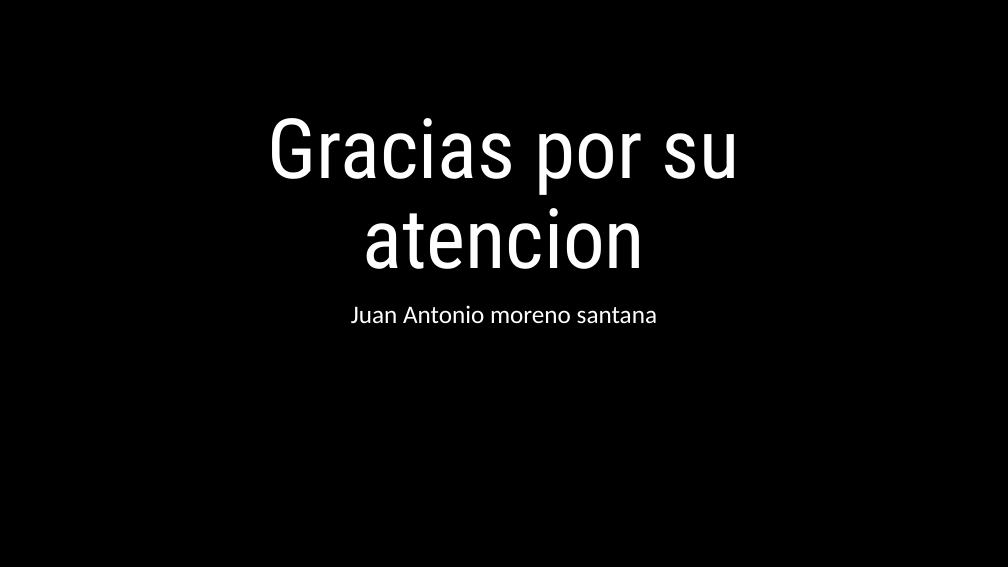
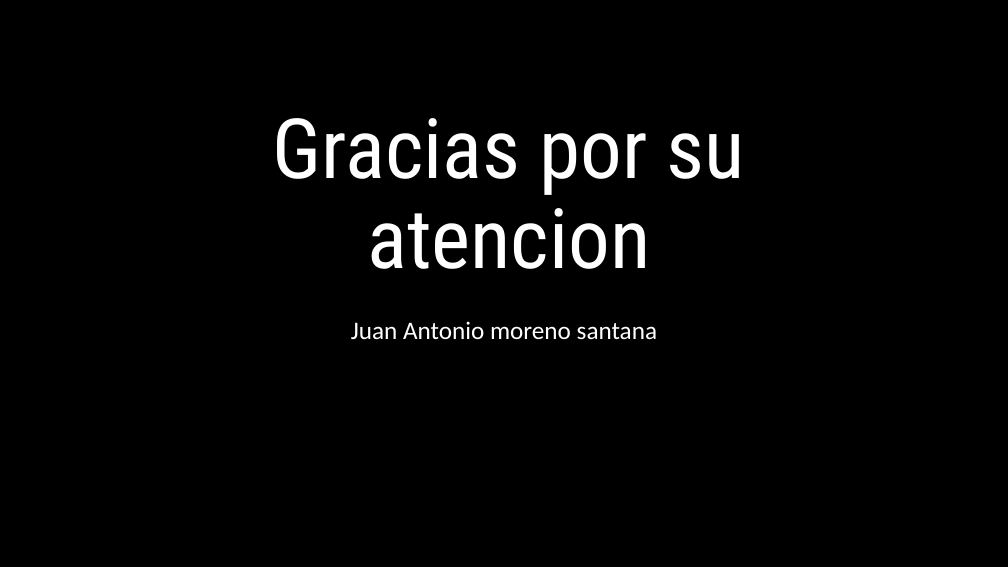
Before and after one commit to santanita1806/culturadigital2, a slide deck: slide 11 of parcial 1/practica 2.pptx (slide 7 before the commit). Drawn at 1008x567 pixels with LibreOffice and Linux fonts; fonts in the diff are those of the drawing; background and template pictures are left out. Boxes give left, top, right and bottom in pixels: in the first picture for what was removed or moved away, otherwise in the second. Text is boxed around its words. In the diff, an @@ line names an element or a change of style, - is before the commit and + after.

```diff
--- a/parcial 1/practica 2.pptx
+++ b/parcial 1/practica 2.pptx
@@ title "Gracias por su atencion": place and size @@
-title "Gracias por su atencion" at bbox=[268, 118, 740, 269]
+title "Gracias por su atencion" at bbox=[273, 118, 745, 269]
@@ subtitle "Juan Antonio moreno santana": place and size @@
-subtitle "Juan Antonio moreno santana" at bbox=[351, 305, 657, 324]
+subtitle "Juan Antonio moreno santana" at bbox=[351, 321, 657, 340]
```
Also in this commit, not shown: 2 other slides changed, 4 slides added.
